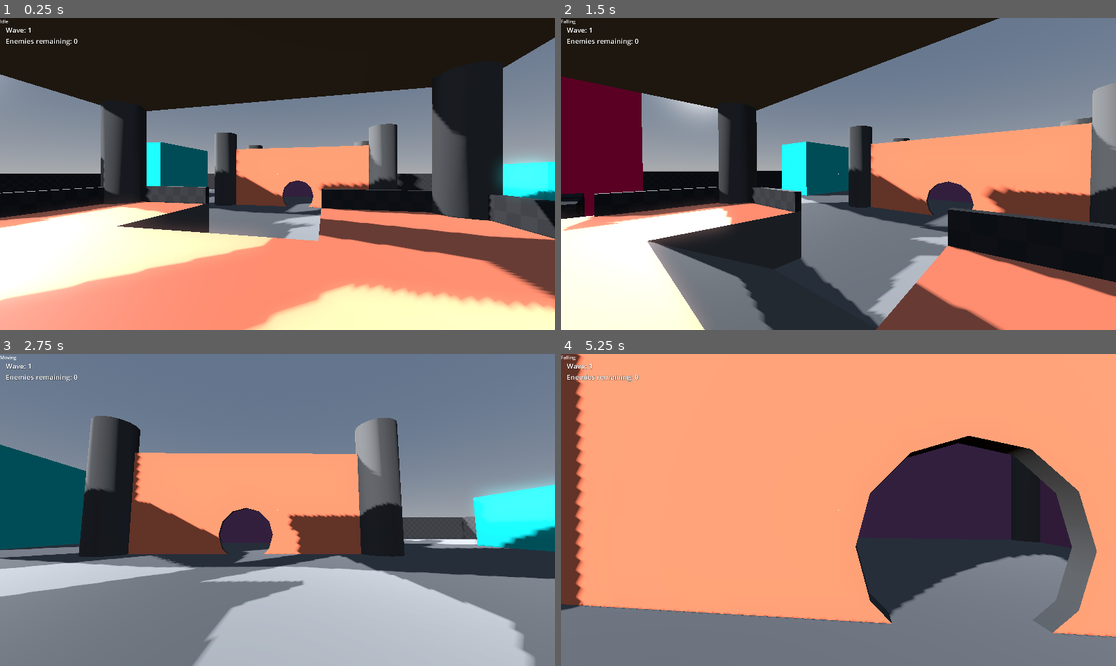
Above: before the commit, frames 1-4 (two rows, left to right).
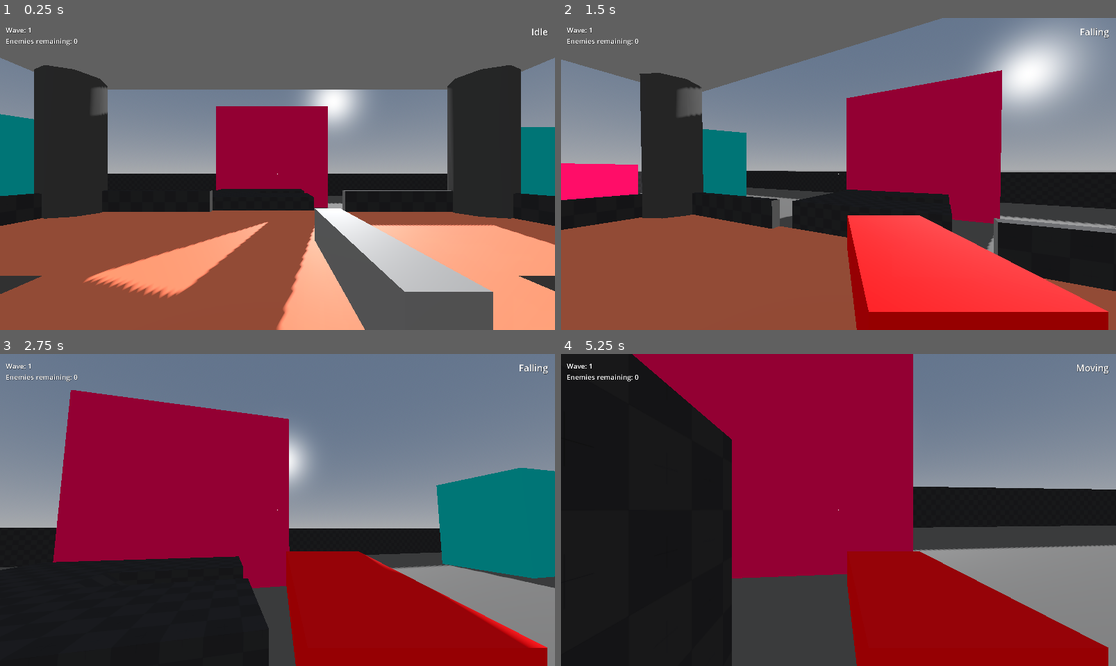
Above: after the commit, the same moments.

Repository: WyattBumbalough/ShootyGamePrototype
Game: Godot game, scene res://Entities/Levels/Test Map/test_map.tscn
Two runs of this game, one before a commit and one after it. Both use one fixed random seed, a clock stepped at 60 frames per second and the inputs below.
Inputs (mouse positions are in pixels of both pictures, inside the frame that each line leads up to):
- Up to frame 1 (0.25 s): no input
- Up to frame 2 (1.5 s): tap Enter at 0.5 s; move the mouse to (866, 174) at 0.52 s; hold Mouse wheel down (scrolldown, bound only after the commit) 0.53-1.28 s; hold W (up) from 0.53 s (still down); tap Space (jump) at 0.77 s; tap Mouse wheel up (scrollup, bound only after the commit) at 0.8, 1.35 s; move the mouse to (810, 174) at 1.27 s
- Up to frame 3 (2.75 s): keep holding W (up); tap Space (jump) at 1.52 s; tap Mouse wheel down (scrolldown, bound only after the commit) at 1.55 s; move the mouse to (288, 503) at 2.02 s; hold Mouse wheel up (scrollup, bound only after the commit) from 2.03 s (still down); click (288, 503) at 2.1 s
- Up to frame 4 (5.25 s): keep holding W (up); move the mouse to (832, 516) at 2.77 s; release Mouse wheel up (scrollup, bound only after the commit) at 2.78 s; tap Mouse wheel down (scrolldown, bound only after the commit) at 2.85, 4.35 s; tap Space (jump) at 3.02, 3.77, 4.52 s; move the mouse to (877, 513) at 3.52 s; hold Mouse wheel up (scrollup, bound only after the commit) 3.53-4.28 s; move the mouse to (794, 506) at 4.27 s; move the mouse to (844, 510) at 5.02 s; hold Mouse wheel up (scrollup, bound only after the commit) from 5.03 s (still down)

The runs differ from the first frame. In frame 1, 83% of the frame differs, in the area x 0-100%, y 0-100%; in frame 2, 85%; in frame 3, 68%; in frame 4, 96%.

Commit message:
BKU

Diff:
--- a/Common/Autoloads/Global.gd
+++ b/Common/Autoloads/Global.gd
@@ -8,3 +8,10 @@
 var wave_manager: WaveManager
 
 var rng: RandomNumberGenerator
+
+
+func get_nav_point():
+	var nav_points = CurrentPlayer.get_nav_points()
+	var index = nav_points.size() - 1
+	var point = nav_points.get(randi_range(0, index))
+	return point.global_position
--- a/Common/Spawning System/wave_manager.gd
+++ b/Common/Spawning System/wave_manager.gd
@@ -21,7 +21,8 @@
 
 
 func load_wave():
-	var wave = waves.front()
+	var wave = waves.pop_front()
+
 	for s in range(wave.light_enemies):
 		var e = EnemyResource.new()
 		e.type = Global.ENEMY_TYPES.LIGHT
@@ -61,24 +62,23 @@
 		_spawner.spawn_entity(Refs.enemy_heavy)
 	spawn_pool.remove_at(0)
 
+
 func get_random_spawner():
 	var spawner_count = get_child_count() - 1
 	var random_inx = rand.randi_range(0, spawner_count)
 	var spawner: Spawner = get_child(random_inx)
 	return spawner
 
+
 func _on_enemy_killed():
 	dead_enemies += 1
 	current_enemies -= 1
-
 	await get_tree().create_timer(0.5).timeout
 
 	if spawn_pool.size() > 0:
 		spawn_enemy()
-
 	if current_enemies == 0:
 		GameManager.wave_ended.emit()
-
 
 
 func _input(_event: InputEvent) -> void:
--- a/Common/Spawning System/wave_resource.gd
+++ b/Common/Spawning System/wave_resource.gd
@@ -1,7 +1,7 @@
 extends Resource
 class_name WaveResource
 
-@export var difficulty: Global.WAVE_DIFF
+#@export var difficulty: Global.WAVE_DIFF
 @export_category("Amounts")
 @export var light_enemies: int
 @export var medium_enemies: int
--- a/Entities/Enemies/Small/enemy_small.tscn
+++ b/Entities/Enemies/Small/enemy_small.tscn
@@ -35,16 +35,18 @@
 shape = SubResource("CapsuleShape3D_6rqwt")
 
 [node name="NavigationAgent3D" type="NavigationAgent3D" parent="."]
+avoidance_enabled = true
+radius = 10.0
 
 [node name="AnimationPlayer" type="AnimationPlayer" parent="."]
 
 [node name="HealthComponent" type="Node" parent="."]
-script = ExtResource("2_xjxf0")
+script = ExtResource("2_mipfx")
 max_health = 50.0
 
 [node name="HitboxComponent" type="Area3D" parent="." node_paths=PackedStringArray("health_component")]
 collision_layer = 3
-script = ExtResource("3_08bp1")
+script = ExtResource("3_1ei65")
 health_component = NodePath("../HealthComponent")
 
 [node name="CollisionShape3D" type="CollisionShape3D" parent="HitboxComponent"]
--- a/Entities/Enemies/enemy.gd
+++ b/Entities/Enemies/enemy.gd
@@ -11,25 +11,28 @@
 @export var animations: AnimationPlayer
 @export var nav_agent: NavigationAgent3D
 
+var path_offset: Vector3 = Vector3.ZERO
+
 func _ready():
 	# Docs say to not use await in _ready, but you need to wait a frame to give
 	# the navigation server time to sync. So this is how you do dat, BITCH.
 	setup.call_deferred()
+	# Call die() when health reaches zero.
+	health_component.health_reached_zero.connect(die)
 
-	# Delete when health reaches zero
-	health_component.health_reached_zero.connect(die)
 
 
 func setup():
 	await get_tree().physics_frame
-	nav_agent.target_position = Global.CurrentPlayer.global_position
-
+	path_offset += Vector3(randf_range(0.5,2.5), 0.0, randf_range(0.5,2.5))
+	set_target_location(Global.CurrentPlayer.global_position + path_offset)
+	move_speed += randf_range(1.0, 3.25)
 
 func _physics_process(_delta: float) -> void:
 	if nav_agent.is_navigation_finished():
 		return
 
-	set_target_location(Global.CurrentPlayer.global_position)
+	set_target_location(Global.CurrentPlayer.global_position + path_offset)
 
 	var current_pos: Vector3 = global_position
 	var next_pos: Vector3 = nav_agent.get_next_path_position()
--- a/Entities/Levels/Test Map/test_map.tscn
+++ b/Entities/Levels/Test Map/test_map.tscn
@@ -7,22 +7,11 @@
 [ext_resource type="Script" uid="uid://cgc1ap270d0tg" path="res://Common/Spawning System/wave_resource.gd" id="3_6s2aa"]
 [ext_resource type="PackedScene" uid="uid://iwtqaue6ffcv" path="res://Common/Spawning System/Spawner/spawner.tscn" id="3_aebi7"]
 
-[sub_resource type="ProceduralSkyMaterial" id="ProceduralSkyMaterial_qmye1"]
-sky_horizon_color = Color(0.66224277, 0.6717428, 0.6867428, 1)
-ground_horizon_color = Color(0.66224277, 0.6717428, 0.6867428, 1)
-
-[sub_resource type="Sky" id="Sky_mc158"]
-sky_material = SubResource("ProceduralSkyMaterial_qmye1")
-
-[sub_resource type="Environment" id="Environment_07bv8"]
-background_mode = 2
-sky = SubResource("Sky_mc158")
-ssao_enabled = true
-ssao_radius = 1.17
-glow_enabled = true
-
-[sub_resource type="StandardMaterial3D" id="StandardMaterial3D_mc158"]
-albedo_color = Color(0.36898535, 0.6184011, 0.28168043, 1)
+[sub_resource type="Resource" id="Resource_ayqeu"]
+script = ExtResource("3_6s2aa")
+light_enemies = 10
+medium_enemies = 5
+metadata/_custom_type_script = "uid://cgc1ap270d0tg"
 
 [sub_resource type="NavigationMesh" id="NavigationMesh_aebi7"]
 vertices = PackedVector3Array(-62, 5.5, -49.750004, -62, 5.5, -49.250004, 62, 5.5, -49.250004, 62, 5.5, -49.750004, -42 …(10121 unchanged characters)…
@@ -70,66 +59,59 @@
 albedo_color = Color(0.29807454, 0.29807457, 0.29807454, 1)
 metallic_specular = 0.0
 
-[sub_resource type="Resource" id="Resource_ayqeu"]
-script = ExtResource("3_6s2aa")
-light_enemies = 10
-medium_enemies = 5
-metadata/_custom_type_script = "uid://cgc1ap270d0tg"
+[sub_resource type="ProceduralSkyMaterial" id="ProceduralSkyMaterial_qmye1"]
+sky_horizon_color = Color(0.66224277, 0.6717428, 0.6867428, 1)
+ground_horizon_color = Color(0.66224277, 0.6717428, 0.6867428, 1)
+
+[sub_resource type="Sky" id="Sky_mc158"]
+sky_material = SubResource("ProceduralSkyMaterial_qmye1")
+
+[sub_resource type="Environment" id="Environment_07bv8"]
+background_mode = 2
+sky = SubResource("Sky_mc158")
+ambient_light_source = 2
+ambient_light_color = Color(0.585062, 0.585062, 0.5850621, 1)
+ssao_enabled = true
+ssao_radius = 1.17
+glow_enabled = true
 
 [node name="TestMap" type="Node"]
 
-[node name="WorldEnvironment" type="WorldEnvironment" parent="."]
-environment = SubResource("Environment_07bv8")
-
-[node name="DirectionalLight3D" type="DirectionalLight3D" parent="."]
-transform = Transform3D(-0.8660254, -0.43301278, 0.24999999, -0.34638014, 0.88015413, 0.3245759, -0.36058402, 0.19449595, -0.91222286, 0, 0, 0)
-shadow_enabled = true
-
-[node name="DirectionalLight3D2" type="DirectionalLight3D" parent="."]
-transform = Transform3D(-0.73971415, -0.043474868, -0.67151546, -0.34638017, 0.88015413, 0.32457587, 0.5769263, 0.4726929, -0.6661211, 0, 0, 19.538204)
-shadow_enabled = true
-
-[node name="Label3D" type="Label3D" parent="."]
-transform = Transform3D(1, 0, 0, 0, 1, 0, 0, 0, 1, 0, -1.8200309, 5.6533103)
-billboard = 1
-text = "Ur gay lmao"
-font_size = 128
-
-[node name="Player" parent="." instance=ExtResource("1_mc158")]
-transform = Transform3D(0.22534223, 0, -0.9742797, 0, 1, 0, 0.9742797, 0, 0.22534223, -1.6395483, 2.75, 4.204314)
-
-[node name="Towers" type="CSGCombiner3D" parent="."]
-visible = false
-
-[node name="CSGBox3D" type="CSGBox3D" parent="Towers"]
-transform = Transform3D(1, 0, 0, 0, 1, 0, 0, 0, 1, -16, 4.75, -16)
-use_collision = true
-size = Vector3(5, 10, 5)
-material = SubResource("StandardMaterial3D_mc158")
-
-[node name="CSGBox3D5" type="CSGBox3D" parent="Towers"]
-transform = Transform3D(1, 0, 0, 0, 1, 0, 0, 0, 1, -0.20866013, 4.75, 0.74552155)
-use_collision = true
-size = Vector3(5, 10, 5)
-material = SubResource("StandardMaterial3D_mc158")
-
-[node name="CSGBox3D2" type="CSGBox3D" parent="Towers"]
-transform = Transform3D(1, 0, 0, 0, 1, 0, 0, 0, 1, -16, 4.75, 16)
-use_collision = true
-size = Vector3(5, 10, 5)
-material = SubResource("StandardMaterial3D_mc158")
-
-[node name="CSGBox3D3" type="CSGBox3D" parent="Towers"]
-transform = Transform3D(1, 0, 0, 0, 1, 0, 0, 0, 1, 16, 4.75, -16)
-use_collision = true
-size = Vector3(5, 10, 5)
-material = SubResource("StandardMaterial3D_mc158")
-
-[node name="CSGBox3D4" type="CSGBox3D" parent="Towers"]
-transform = Transform3D(1, 0, 0, 0, 1, 0, 0, 0, 1, 16, 4.75, 16)
-use_collision = true
-size = Vector3(5, 10, 5)
-material = SubResource("StandardMaterial3D_mc158")
+[node name="WaveManager" type="Node" parent="."]
+script = ExtResource("2_mrbiv")
+waves = Array[ExtResource("3_6s2aa")]([SubResource("Resource_ayqeu")])
+
+[node name="Spawner" parent="WaveManager" instance=ExtResource("3_aebi7")]
+transform = Transform3D(1, 0, 0, 0, 1, 0, 0, 0, 1, 39.168213, 0, 7.3324547)
+scene = ExtResource("2_07bv8")
+
+[node name="Spawner2" parent="WaveManager" instance=ExtResource("3_aebi7")]
+transform = Transform3D(1, 0, 0, 0, 1, 0, 0, 0, 1, -2.7150269, 0, -44.471954)
+scene = ExtResource("2_07bv8")
+
+[node name="Spawner7" parent="WaveManager" instance=ExtResource("3_aebi7")]
+transform = Transform3D(1, 0, 0, 0, 1, 0, 0, 0, 1, -39.715027, 0, -33.721954)
+scene = ExtResource("2_07bv8")
+
+[node name="Spawner8" parent="WaveManager" instance=ExtResource("3_aebi7")]
+transform = Transform3D(1, 0, 0, 0, 1, 0, 0, 0, 1, -1.7150269, 0, -29.471954)
+scene = ExtResource("2_07bv8")
+
+[node name="Spawner3" parent="WaveManager" instance=ExtResource("3_aebi7")]
+transform = Transform3D(1, 0, 0, 0, 1, 0, 0, 0, 1, 48.316055, 0, 41.57956)
+scene = ExtResource("2_07bv8")
+
+[node name="Spawner4" parent="WaveManager" instance=ExtResource("3_aebi7")]
+transform = Transform3D(1, 0, 0, 0, 1, 0, 0, 0, 1, 42.356228, 0, -42.119522)
+scene = ExtResource("2_07bv8")
+
+[node name="Spawner5" parent="WaveManager" instance=ExtResource("3_aebi7")]
+transform = Transform3D(1, 0, 0, 0, 1, 0, 0, 0, 1, -24.354837, 0, 45.246964)
+scene = ExtResource("2_07bv8")
+
+[node name="Spawner6" parent="WaveManager" instance=ExtResource("3_aebi7")]
+transform = Transform3D(1, 0, 0, 0, 1, 0, 0, 0, 1, -53.395515, 0, 17.138586)
+scene = ExtResource("2_07bv8")
 
 [node name="NavigationRegion3D" type="NavigationRegion3D" parent="."]
 navigation_mesh = SubResource("NavigationMesh_aebi7")
@@ -382,38 +364,18 @@
 start_position = Vector3(0, 0, 8.195)
 end_position = Vector3(0, 0, -0.03)
 
-[node name="WaveManager" type="Node" parent="."]
-script = ExtResource("2_mrbiv")
-waves = Array[ExtResource("3_6s2aa")]([SubResource("Resource_ayqeu")])
-
-[node name="Spawner" parent="WaveManager" instance=ExtResource("3_aebi7")]
-transform = Transform3D(1, 0, 0, 0, 1, 0, 0, 0, 1, 39.168213, 0, 7.3324547)
-scene = ExtResource("2_07bv8")
-
-[node name="Spawner2" parent="WaveManager" instance=ExtResource("3_aebi7")]
-transform = Transform3D(1, 0, 0, 0, 1, 0, 0, 0, 1, -2.7150269, 0, -44.471954)
-scene = ExtResource("2_07bv8")
-
-[node name="Spawner7" parent="WaveManager" instance=ExtResource("3_aebi7")]
-transform = Transform3D(1, 0, 0, 0, 1, 0, 0, 0, 1, -39.715027, 0, -33.721954)
-scene = ExtResource("2_07bv8")
-
-[node name="Spawner8" parent="WaveManager" instance=ExtResource("3_aebi7")]
-transform = Transform3D(1, 0, 0, 0, 1, 0, 0, 0, 1, -1.7150269, 0, -29.471954)
-scene = ExtResource("2_07bv8")
-
-[node name="Spawner3" parent="WaveManager" instance=ExtResource("3_aebi7")]
-transform = Transform3D(1, 0, 0, 0, 1, 0, 0, 0, 1, 48.316055, 0, 41.57956)
-scene = ExtResource("2_07bv8")
-
-[node name="Spawner4" parent="WaveManager" instance=ExtResource("3_aebi7")]
-transform = Transform3D(1, 0, 0, 0, 1, 0, 0, 0, 1, 42.356228, 0, -42.119522)
-scene = ExtResource("2_07bv8")
-
-[node name="Spawner5" parent="WaveManager" instance=ExtResource("3_aebi7")]
-transform = Transform3D(1, 0, 0, 0, 1, 0, 0, 0, 1, -24.354837, 0, 45.246964)
-scene = ExtResource("2_07bv8")
-
-[node name="Spawner6" parent="WaveManager" instance=ExtResource("3_aebi7")]
-transform = Transform3D(1, 0, 0, 0, 1, 0, 0, 0, 1, -53.395515, 0, 17.138586)
-scene = ExtResource("2_07bv8")
+[node name="Player" parent="." instance=ExtResource("1_mc158")]
+transform = Transform3D(1, 0, 0, 0, 1, 0, 0, 0, 1, 0, 2.7500036, 0)
+
+[node name="WorldEnvironment" type="WorldEnvironment" parent="."]
+environment = SubResource("Environment_07bv8")
+
+[node name="DirectionalLight3D" type="DirectionalLight3D" parent="."]
+transform = Transform3D(-0.8660254, -0.43301278, 0.24999999, -0.34638014, 0.88015413, 0.3245759, -0.36058402, 0.19449595, -0.91222286, 0, 0, 0)
+shadow_enabled = true
+
+[node name="Label3D" type="Label3D" parent="."]
+transform = Transform3D(1, 0, 0, 0, 1, 0, 0, 0, 1, 0, -1.8200309, 5.6533103)
+billboard = 1
+text = "Ur gay lmao"
+font_size = 128
--- a/Entities/Player/Player.gd
+++ b/Entities/Player/Player.gd
@@ -6,6 +6,8 @@
 @onready var head: Node3D = $Head
 @onready var eyes: Camera3D = $Head/Eyes
 @onready var enemy_count_label: Label = %EnemyCountLabel
+@onready var nav_points_inner: Node3D = %NavPointsInner
+
 #--References End--
 
 #--Variables--
@@ -48,7 +50,7 @@
 
 func _physics_process(delta: float) -> void:
 	#Display the current state.
-	$CurrentState.text = player_state_machine.current_state.name
+	%CurrentState.text = player_state_machine.current_state.name
 	player_state_machine.handle_physics(delta)
 	# Gravity
 	if not is_on_floor():
@@ -88,3 +90,7 @@
 		var collider = ray.get_collider()
 		if collider is HitboxComponent:
 			collider.take_damage.call_deferred(55.0)
+
+
+func get_nav_points() -> Array:
+	return nav_points_inner.get_children()
--- a/Entities/Player/Player.tscn
+++ b/Entities/Player/Player.tscn
@@ -1,12 +1,16 @@
-[gd_scene load_steps=15 format=3 uid="uid://dxpf6y10dmc1q"]
+[gd_scene load_steps=23 format=3 uid="uid://dxpf6y10dmc1q"]
 
 [ext_resource type="Script" uid="uid://cs730ueljjghv" path="res://Entities/Player/Player.gd" id="1_xhfnw"]
+[ext_resource type="Script" uid="uid://clxmkhw2qrcfq" path="res://Entities/Player/WeaponManager/weapon_manager.gd" id="2_jynvv"]
 [ext_resource type="Script" uid="uid://cmek1dcaubhxl" path="res://Common/State Machine/State_Machine.gd" id="2_ww0jn"]
+[ext_resource type="PackedScene" uid="uid://rfbus4ve3avp" path="res://Entities/Weapons/weapon.tscn" id="3_lmeus"]
 [ext_resource type="Script" uid="uid://b51yfegyf271a" path="res://Entities/Player/States/Idle.gd" id="3_vweq0"]
 [ext_resource type="Script" uid="uid://dafeehxt4nr28" path="res://Entities/Player/States/Moving.gd" id="4_1des2"]
+[ext_resource type="PackedScene" uid="uid://c2q2umuw4re60" path="res://Entities/Weapons/weapon_2.tscn" id="4_061yh"]
 [ext_resource type="Script" uid="uid://y0he0fi2dn52" path="res://Entities/Player/States/Falling.gd" id="5_an6q6"]
 [ext_resource type="Script" uid="uid://c5lf3ml8immra" path="res://Entities/Player/States/Jump.gd" id="6_t38ms"]
 [ext_resource type="Texture2D" uid="uid://cb4ydn7v8canl" path="res://Assets/Textures/crosshair001.png" id="7_hj1c0"]
+[ext_resource type="Script" uid="uid://d1e1lxhhbvbdh" path="res://Entities/Player/nav_point.gd" id="8_x44r4"]
 
 [sub_resource type="StandardMaterial3D" id="StandardMaterial3D_t38ms"]
 albedo_color = Color(1, 0.47058824, 0.20784314, 1)
@@ -31,8 +35,67 @@
 outline_color = Color(0, 0, 0, 1)
 shadow_color = Color(0, 0, 0, 0.49803922)
 
+[sub_resource type="StyleBoxEmpty" id="StyleBoxEmpty_x44r4"]
+content_margin_top = 25.0
+content_margin_right = 25.0
+
+[sub_resource type="LabelSettings" id="LabelSettings_761t5"]
+font_size = 32
+outline_size = 1
+outline_color = Color(0, 0, 0, 1)
+shadow_color = Color(0, 0, 0, 0.7019608)
+
+[sub_resource type="SphereMesh" id="SphereMesh_hj1c0"]
+radius = 0.25
+height = 0.5
+
+[sub_resource type="StandardMaterial3D" id="StandardMaterial3D_761t5"]
+shading_mode = 0
+albedo_color = Color(0.14699998, 0.98, 0, 1)
+
 [node name="Player" type="CharacterBody3D"]
 script = ExtResource("1_xhfnw")
+
+[node name="Head" type="Node3D" parent="."]
+transform = Transform3D(1, 0, 0, 0, 1, 0, 0, 0, 1, 0, 2.25, 0)
+
+[node name="Eyes" type="Camera3D" parent="Head"]
+cull_mask = 524287
+
+[node name="TestRaycast" type="RayCast3D" parent="Head/Eyes"]
+enabled = false
+target_position = Vector3(0, 0, -500)
+collision_mask = 2
+hit_from_inside = true
+collide_with_areas = true
+
+[node name="WeaponManager" type="Node3D" parent="Head/Eyes" node_paths=PackedStringArray("all_weapons")]
+script = ExtResource("2_jynvv")
+all_weapons = [NodePath("Weapon"), NodePath("Weapon2")]
+
+[node name="Weapon" parent="Head/Eyes/WeaponManager" instance=ExtResource("3_lmeus")]
+transform = Transform3D(1, 0, 0, 0, 1, 0, 0, 0, 1, 0.3208211, -0.3224702, -0.83970886)
+visible = false
+
+[node name="Weapon2" parent="Head/Eyes/WeaponManager" instance=ExtResource("4_061yh")]
+transform = Transform3D(1, 0, 0, 0, 1, 0, 0, 0, 1, 0.31308162, -0.28720427, -0.9235222)
+visible = false
+
+[node name="Schnoz" type="MeshInstance3D" parent="Head"]
+transform = Transform3D(1, 0, 0, 0, -4.371139e-08, 1, 0, -1, -4.371139e-08, 0, -0.40500748, -0.5736566)
+layers = 524288
+mesh = SubResource("PrismMesh_hj1c0")
+skeleton = NodePath("../..")
+
+[node name="MeshInstance3D" type="MeshInstance3D" parent="."]
+transform = Transform3D(1, 0, 0, 0, 1, 0, 0, 0, 1, 0, 1, 0)
+layers = 524288
+cast_shadow = 0
+mesh = SubResource("CapsuleMesh_kpjcp")
+
+[node name="CollisionShape3D" type="CollisionShape3D" parent="."]
+transform = Transform3D(1, 0, 0, 0, 1, 0, 0, 0, 1, 0, 1, 0)
+shape = SubResource("CapsuleShape3D_kne1u")
 
 [node name="PlayerStateMachine" type="Node" parent="." node_paths=PackedStringArray("starting_state")]
 unique_name_in_owner = true
@@ -72,39 +135,6 @@
 falling_state = NodePath("../Falling")
 moving_state = NodePath("../Moving")
 
-[node name="Head" type="Node3D" parent="."]
-transform = Transform3D(1, 0, 0, 0, 1, 0, 0, 0, 1, 0, 2.25, 0)
-
-[node name="Eyes" type="Camera3D" parent="Head"]
-cull_mask = 524287
-
-[node name="TestRaycast" type="RayCast3D" parent="Head/Eyes"]
-enabled = false
-target_position = Vector3(0, 0, -500)
-collision_mask = 2
-hit_from_inside = true
-collide_with_areas = true
-
-[node name="Schnoz" type="MeshInstance3D" parent="Head"]
-transform = Transform3D(1, 0, 0, 0, -4.371139e-08, 1, 0, -1, -4.371139e-08, 0, -0.40500748, -0.5736566)
-layers = 524288
-mesh = SubResource("PrismMesh_hj1c0")
-skeleton = NodePath("../..")
-
-[node name="MeshInstance3D" type="MeshInstance3D" parent="."]
-transform = Transform3D(1, 0, 0, 0, 1, 0, 0, 0, 1, 0, 1, 0)
-layers = 524288
-cast_shadow = 0
-mesh = SubResource("CapsuleMesh_kpjcp")
-
-[node name="CollisionShape3D" type="CollisionShape3D" parent="."]
-transform = Transform3D(1, 0, 0, 0, 1, 0, 0, 0, 1, 0, 1, 0)
-shape = SubResource("CapsuleShape3D_kne1u")
-
-[node name="CurrentState" type="Label" parent="."]
-offset_right = 40.0
-offset_bottom = 23.0
-
 [node name="CanvasLayer" type="CanvasLayer" parent="."]
 
 [node name="CenterContainer" type="CenterContainer" parent="CanvasLayer"]
@@ -155,3 +185,84 @@
 theme_override_styles/normal = SubResource("StyleBoxEmpty_hj1c0")
 text = "Enemies remaining: "
 label_settings = SubResource("LabelSettings_x44r4")
+
+[node name="CurrentState" type="Label" parent="CanvasLayer/Control"]
+unique_name_in_owner = true
+layout_mode = 1
+anchors_preset = 1
+anchor_left = 1.0
+anchor_right = 1.0
+offset_left = -40.0
+offset_bottom = 23.0
+grow_horizontal = 0
+theme_override_styles/normal = SubResource("StyleBoxEmpty_x44r4")
+text = "Walking"
+label_settings = SubResource("LabelSettings_761t5")
+
+[node name="NavPointsInner" type="Node3D" parent="."]
+unique_name_in_owner = true
+visible = false
+
+[node name="pt1" type="MeshInstance3D" parent="NavPointsInner"]
+transform = Transform3D(1, 0, 0, 0, 1, 0, 0, 0, 1, -2.5, 0.25, 0)
+layers = 524288
+cast_shadow = 0
+mesh = SubResource("SphereMesh_hj1c0")
+surface_material_override/0 = SubResource("StandardMaterial3D_761t5")
+script = ExtResource("8_x44r4")
+
+[node name="pt2" type="MeshInstance3D" parent="NavPointsInner"]
+transform = Transform3D(1, 0, 0, 0, 1, 0, 0, 0, 1, 2.5, 0.25, 0)
+layers = 524288
+cast_shadow = 0
+mesh = SubResource("SphereMesh_hj1c0")
+surface_material_override/0 = SubResource("StandardMaterial3D_761t5")
+script = ExtResource("8_x44r4")
+
+[node name="pt3" type="MeshInstance3D" parent="NavPointsInner"]
+transform = Transform3D(1, 0, 0, 0, 1, 0, 0, 0, 1, 0, 0.25, 2.5)
+layers = 524288
+cast_shadow = 0
+mesh = SubResource("SphereMesh_hj1c0")
+surface_material_override/0 = SubResource("StandardMaterial3D_761t5")
+script = ExtResource("8_x44r4")
+
+[node name="pt4" type="MeshInstance3D" parent="NavPointsInner"]
+transform = Transform3D(1, 0, 0, 0, 1, 0, 0, 0, 1, 0, 0.25, -2.5)
+layers = 524288
+cast_shadow = 0
+mesh = SubResource("SphereMesh_hj1c0")
+surface_material_override/0 = SubResource("StandardMaterial3D_761t5")
+script = ExtResource("8_x44r4")
+
+[node name="pt5" type="MeshInstance3D" parent="NavPointsInner"]
+transform = Transform3D(1, 0, 0, 0, 1, 0, 0, 0, 1, -1.75, 0.25, -1.75)
+layers = 524288
+cast_shadow = 0
+mesh = SubResource("SphereMesh_hj1c0")
+surface_material_override/0 = SubResource("StandardMaterial3D_761t5")
+script = ExtResource("8_x44r4")
+
+[node name="pt6" type="MeshInstance3D" parent="NavPointsInner"]
+transform = Transform3D(1, 0, 0, 0, 1, 0, 0, 0, 1, 1.75, 0.25, -1.75)
+layers = 524288
+cast_shadow = 0
+mesh = SubResource("SphereMesh_hj1c0")
+surface_material_override/0 = SubResource("StandardMaterial3D_761t5")
+script = ExtResource("8_x44r4")
+
+[node name="pt7" type="MeshInstance3D" parent="NavPointsInner"]
+transform = Transform3D(1, 0, 0, 0, 1, 0, 0, 0, 1, 1.75, 0.25, 1.75)
+layers = 524288
+cast_shadow = 0
+mesh = SubResource("SphereMesh_hj1c0")
+surface_material_override/0 = SubResource("StandardMaterial3D_761t5")
+script = ExtResource("8_x44r4")
+
+[node name="pt8" type="MeshInstance3D" parent="NavPointsInner"]
+transform = Transform3D(1, 0, 0, 0, 1, 0, 0, 0, 1, -1.75, 0.25, 1.75)
+layers = 524288
+cast_shadow = 0
+mesh = SubResource("SphereMesh_hj1c0")
+surface_material_override/0 = SubResource("StandardMaterial3D_761t5")
+script = ExtResource("8_x44r4")
--- /dev/null
+++ b/Entities/Player/WeaponManager/weapon_manager.gd
@@ -0,0 +1,25 @@
+extends Node3D
+
+@export var all_weapons: Array[Weapon]
+var index = 0
+var current_weapon: Weapon
+
+
+func _ready() -> void:
+	current_weapon = all_weapons[0]
+	current_weapon.equip()
+
+
+func _input(event: InputEvent) -> void:
+
+	if Input.is_action_pressed("scrollup"):
+		index = min(index + 1, all_weapons.size() - 1)
+		current_weapon.unequip()
+		current_weapon = all_weapons[index]
+		current_weapon.equip()
+
+	if Input.is_action_pressed("scrolldown"):
+		index = max(index - 1, 0)
+		current_weapon.unequip()
+		current_weapon = all_weapons[index]
+		current_weapon.equip()
--- /dev/null
+++ b/Entities/Player/nav_point.gd
@@ -0,0 +1,5 @@
+@icon("res://Assets/Icons/target.png")
+extends MeshInstance3D
+class_name NavPoint
+
+var active: bool = true
--- /dev/null
+++ b/Entities/Weapons/weapon.gd
@@ -0,0 +1,13 @@
+extends Node3D
+class_name Weapon
+
+var cleanliness: int = 50
+
+func _ready() -> void:
+	hide()
+
+func equip():
+	show()
+
+func unequip():
+	hide()
--- /dev/null
+++ b/Entities/Weapons/weapon.tscn
@@ -0,0 +1,9 @@
+[gd_scene load_steps=2 format=3 uid="uid://rfbus4ve3avp"]
+
+[ext_resource type="Script" uid="uid://dy4ll702xan8b" path="res://Entities/Weapons/weapon.gd" id="1_cyk6p"]
+
+[node name="Weapon" type="Node3D"]
+script = ExtResource("1_cyk6p")
+
+[node name="CSGBox3D" type="CSGBox3D" parent="."]
+size = Vector3(0.16503906, 0.20336914, 0.9180908)
--- /dev/null
+++ b/Entities/Weapons/weapon_2.tscn
@@ -0,0 +1,15 @@
+[gd_scene load_steps=3 format=3 uid="uid://c2q2umuw4re60"]
+
+[ext_resource type="Script" uid="uid://dy4ll702xan8b" path="res://Entities/Weapons/weapon.gd" id="1_h0nc0"]
+
+[sub_resource type="StandardMaterial3D" id="StandardMaterial3D_2b4fw"]
+albedo_color = Color(1, 0, 0, 1)
+
+[node name="Weapon2" type="Node3D"]
+script = ExtResource("1_h0nc0")
+metadata/_custom_type_script = "uid://dy4ll702xan8b"
+
+[node name="CSGBox3D" type="CSGBox3D" parent="."]
+transform = Transform3D(1, 0, 0, 0, 1, 0, 0, 0, 1, 0, -0.125, 0)
+size = Vector3(0.5, 0.25, 1)
+material = SubResource("StandardMaterial3D_2b4fw")
--- a/project.godot
+++ b/project.godot
@@ -81,6 +81,16 @@
 "events": [Object(InputEventKey,"resource_local_to_scene":false,"resource_name":"","device":-1,"window_id":0,"alt_press …(195 unchanged characters)…
 ]
 }
+scrollup={
+"deadzone": 0.2,
+"events": [Object(InputEventMouseButton,"resource_local_to_scene":false,"resource_name":"","device":-1,"window_id":0,"alt_pressed":false,"shift_pressed":false,"ctrl_pressed":false,"meta_pressed":false,"button_mask":0,"position":Vector2(0, 0),"global_position":Vector2(0, 0),"factor":1.0,"button_index":4,"canceled":false,"pressed":false,"double_click":false,"script":null)
+]
+}
+scrolldown={
+"deadzone": 0.2,
+"events": [Object(InputEventMouseButton,"resource_local_to_scene":false,"resource_name":"","device":-1,"window_id":0,"alt_pressed":false,"shift_pressed":false,"ctrl_pressed":false,"meta_pressed":false,"button_mask":0,"position":Vector2(0, 0),"global_position":Vector2(0, 0),"factor":1.0,"button_index":5,"canceled":false,"pressed":false,"double_click":false,"script":null)
+]
+}
 
 [layer_names]
 
Binary file added: Assets/Icons/target.png
Not shown, added: Assets/Icons/target.png.import
Not shown: 2 places in Entities/Enemies/Small/enemy_small.tscn that only renumber resources
Not shown: 1 places in Entities/Levels/Test Map/test_map.tscn that only renumber resources
Not shown, added: Entities/Player/WeaponManager/weapon_manager.gd.uid
Not shown, added: Entities/Player/nav_point.gd.uid
Not shown, added: Entities/Weapons/weapon.gd.uid
